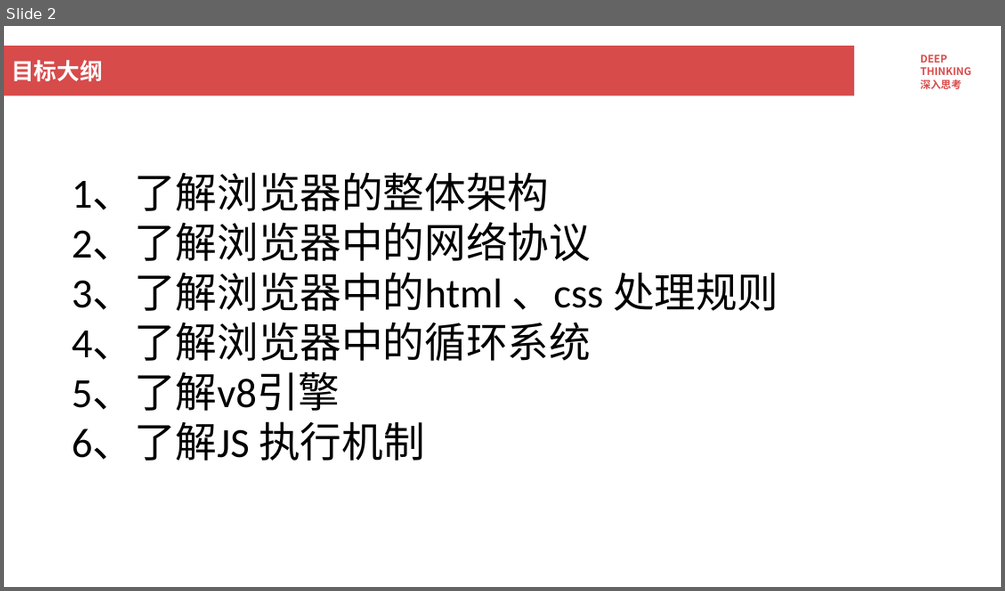
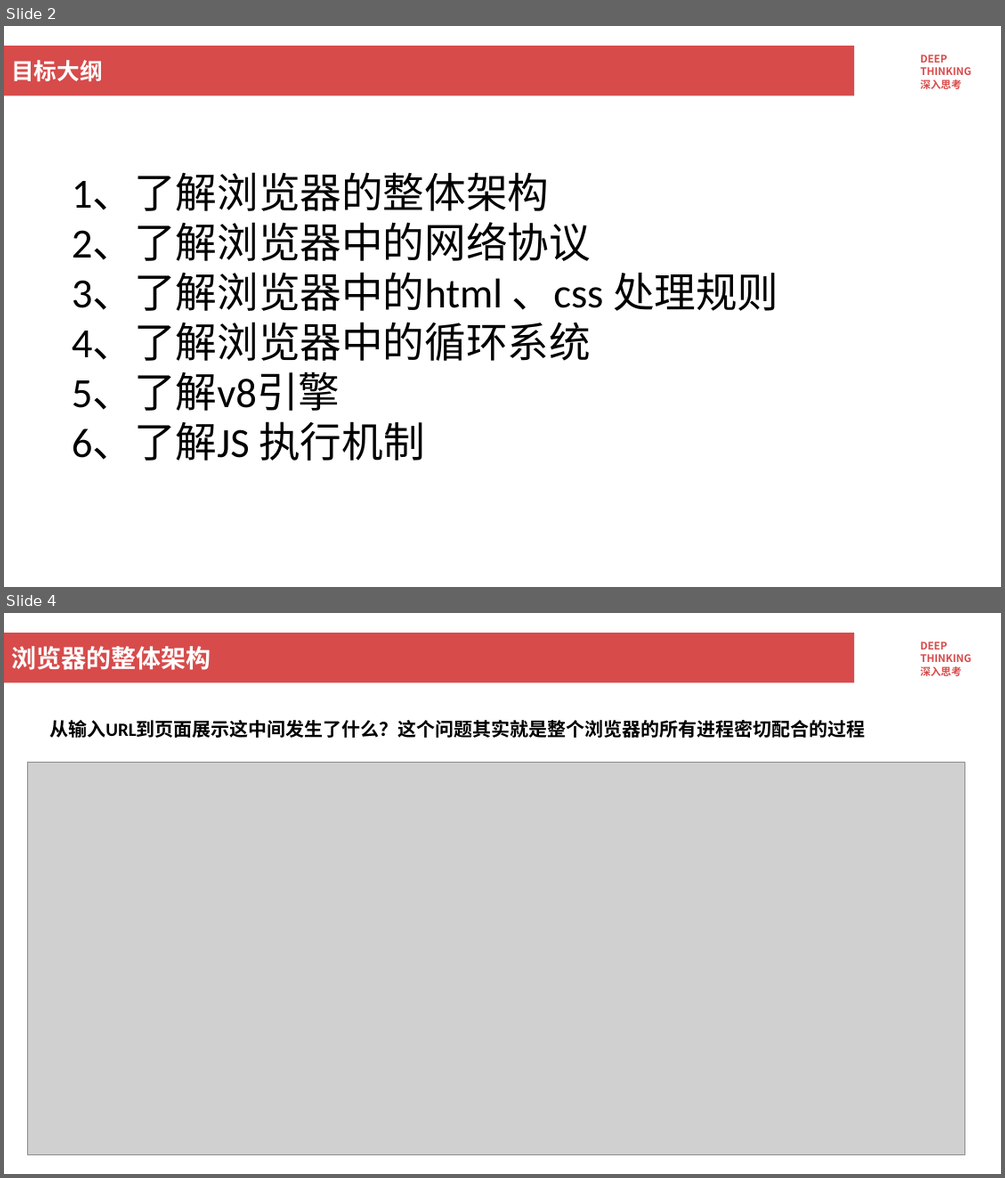
Before and after one commit to yixinagqingyuan/yys-browser, a slide deck: 浏览器工作原理.pptx. Shown one above the other, each under a label of ours: slide 2 before the commit, slides 2 and 4 after it; the slides between them are not shown. The pictures are 1005x591 and 1005x1178 pixels, drawn with LibreOffice and Linux fonts; fonts in the diff are those of the drawing; grey boxes stand for pictures; background and template pictures are left out. Boxes give left, top, right and bottom in pixels: in the first picture for what was removed or moved away, otherwise in the second. Text is boxed around its words. In the diff, an @@ line names an element or a change of style, - is before the commit and + after.

```diff
--- a/浏览器工作原理.pptx
+++ b/浏览器工作原理.pptx
@@ slide 4 added at <box>4,613,1001,1174</box>, background #FFFFFF; not listed: 2 template elements that a slide beside it also shows @@
@@ title added at <box>11,646,210,670</box>, 24 pt, text #FFFFFF, bold @@
+浏览器的整体架构
@@ text added at <box>49,720,865,738</box>, 18 pt, text #000000, bold @@
+从输入URL到页面展示这中间发生了什么？这个问题其实就是整个浏览器的所有进程密切配合的过程
@@ picture added at <box>27,762,964,1154</box> @@
```
Also in this commit, not shown: 1 slide changed, 21 other slides added, 5 other files.
